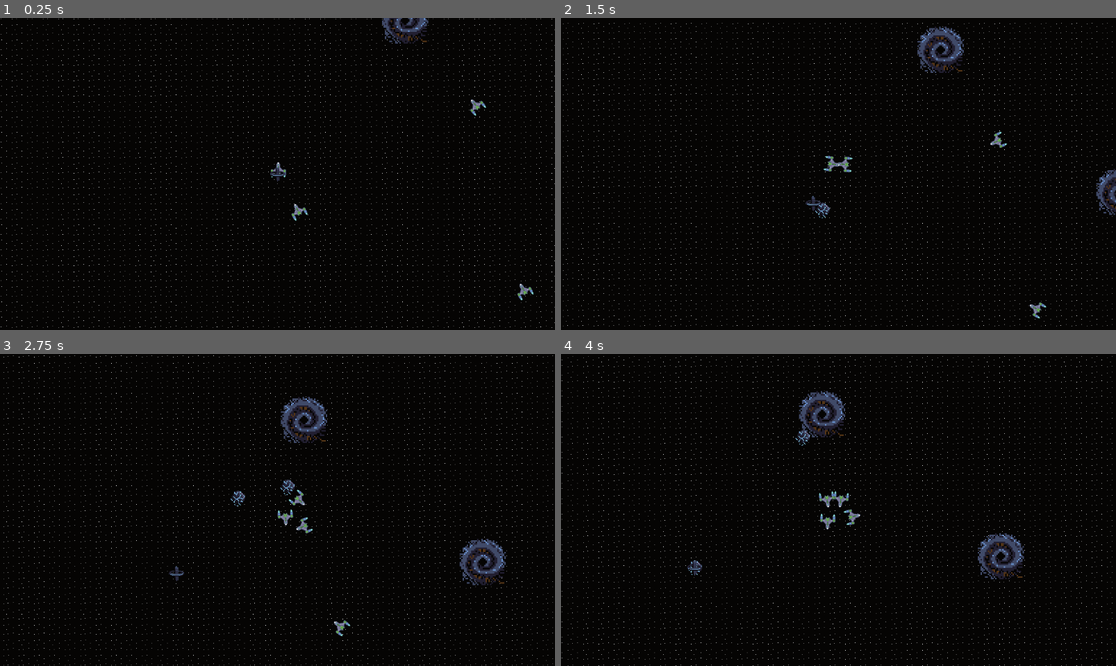
Above: before the commit, frames 1-4 (two rows, left to right).
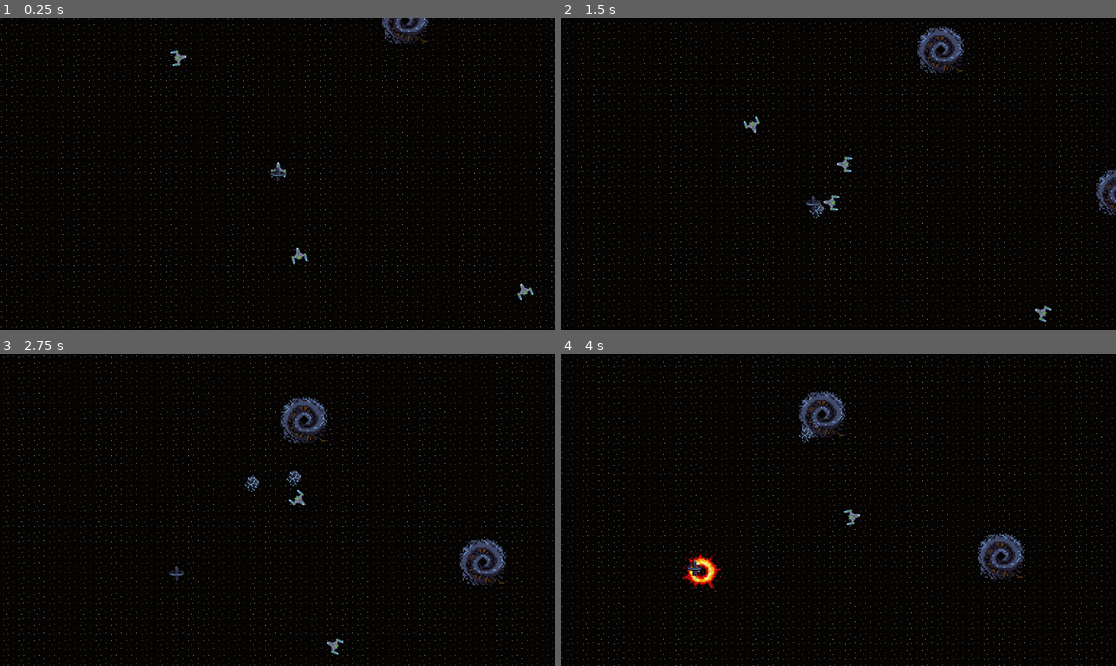
Above: after the commit, the same moments.

Repository: JoshPattman/microjam-034
Game: Godot game, scene res://scenes/game.tscn
Same seed, same stepped clock (60 frames per second), same inputs: the game is played once before the commit and once after it.
Inputs:
- Up to frame 1 (0.25 s): no input
- Up to frame 2 (1.5 s): hold D (player_right) 0.53-1.28 s; tap Shift (player_boost) at 0.6 s; hold S (player_back) from 1.28 s (still down); tap Ctrl (player_break) at 1.35 s
- Up to frame 3 (2.75 s): release S (player_back) at 2.03 s; hold D (player_right) from 2.03 s (still down); tap Shift (player_boost) at 2.1 s
- Up to frame 4 (4 s): release D (player_right) at 2.78 s; hold W (player_forward) 2.78-3.53 s; tap Ctrl (player_break) at 2.85 s; hold A (player_left) from 3.53 s (still down); tap Shift (player_boost) at 3.6 s

The runs differ from the first frame. In frame 1, 0.3% of the frame differs, in the area x 30-97%, y 10-91%; in frame 2, 0.5%; in frame 3, 0.6%; in frame 4, 0.7%, in the area x 21-52%, y 21-77%.

Commit message:
Enemies kamikazee

Diff:
--- a/godot/game_objects/blackhole.tscn
+++ b/godot/game_objects/blackhole.tscn
@@ -10,7 +10,7 @@
 
 [node name="Blackhole" type="Node2D"]
 script = ExtResource("1_nhp80")
-slow_mult = 0.15
+slow_mult = 0.01
 slow_range = 600
 metadata/_custom_type_script = "uid://vjj0eerp052v"
 
--- a/godot/game_objects/enemy_1.tscn
+++ b/godot/game_objects/enemy_1.tscn
@@ -1,14 +1,23 @@
-[gd_scene load_steps=3 format=3 uid="uid://dvou36u6k0wdw"]
+[gd_scene load_steps=5 format=3 uid="uid://dvou36u6k0wdw"]
 
 [ext_resource type="Script" uid="uid://ccw4ax373njdf" path="res://scripts/enemy.gd" id="1_0o6d6"]
 [ext_resource type="Texture2D" uid="uid://bdn0w0j4u4ui4" path="res://sprites/ship001.png" id="2_ettaq"]
+[ext_resource type="PackedScene" uid="uid://fflvvbkq6cur" path="res://game_objects/explosion.tscn" id="2_k1174"]
+
+[sub_resource type="CircleShape2D" id="CircleShape2D_0o6d6"]
+radius = 17.0
 
 [node name="Enemy" type="CharacterBody2D"]
 script = ExtResource("1_0o6d6")
 speed = 800.0
 k_targeting = 0.3
 k_avoiding = 0.7
+is_kamikazee = true
+kamikazee_explosion = ExtResource("2_k1174")
 metadata/_custom_type_script = "uid://ccw4ax373njdf"
 
 [node name="Sprite2D" type="Sprite2D" parent="."]
 texture = ExtResource("2_ettaq")
+
+[node name="CollisionShape2D" type="CollisionShape2D" parent="."]
+shape = SubResource("CircleShape2D_0o6d6")
--- a/godot/game_objects/station.gd
+++ b/godot/game_objects/station.gd
@@ -4,6 +4,9 @@
 
 var current_ship: Node2D
 
+func _ready() -> void:
+	add_to_group("enemy_targets")
+
 func _process(delta: float) -> void:
 	if current_ship == null:
 		current_ship = ship_scene.instantiate()
--- a/godot/scenes/game.tscn
+++ b/godot/scenes/game.tscn
@@ -47,10 +47,10 @@
 position = Vector2(265, -320)
 
 [node name="Enemy" parent="." instance=ExtResource("6_u5sy4")]
-position = Vector2(45, 82)
+position = Vector2(45, 174)
 
 [node name="Enemy2" parent="." instance=ExtResource("6_u5sy4")]
-position = Vector2(413, -143)
+position = Vector2(-206, -244)
 
 [node name="Enemy3" parent="." instance=ExtResource("6_u5sy4")]
 position = Vector2(513, 242)
--- a/godot/scripts/enemy.gd
+++ b/godot/scripts/enemy.gd
@@ -11,6 +11,10 @@
 
 @export var k_targeting = 0.5
 @export var k_avoiding = 0.5
+
+@export var is_kamikazee: bool = false
+@export var kamikazee_range: float = 20
+@export var kamikazee_explosion: PackedScene
 
 func _ready() -> void:
 	add_to_group("enemies")
@@ -37,6 +41,16 @@
 	if target_direction.length() > 1:
 		target_direction = target_direction.normalized()
 
+	if current_target != null:
+		if is_kamikazee:
+			if (global_position - current_target.global_position).length() < kamikazee_range:
+				var exp = kamikazee_explosion.instantiate()
+				if exp is Node2D:
+					exp.global_position = global_position
+					exp.scale *= 3
+				add_sibling(exp)
+				queue_free()
+
 func _custom_physics_process(delta: float) -> void:
 	if target_direction == Vector2():
 		return
@@ -46,4 +60,13 @@
 	real_angular_velocity = -angle_to_target * angular_speed
 
 func get_next_target() -> Node2D:
-	return get_tree().get_first_node_in_group("player")
+	var targets = get_tree().get_nodes_in_group("enemy_targets")
+	var closest_target: Node2D
+	var closest_dist: float = 99999999999.0
+	for t in targets:
+		if t is Node2D:
+			var dist = (t.global_position - global_position).length()
+			if dist < closest_dist:
+				closest_dist = dist
+				closest_target = t
+	return closest_target
--- a/godot/scripts/player.gd
+++ b/godot/scripts/player.gd
@@ -23,6 +23,7 @@
 
 func _ready() -> void:
 	add_to_group("player")
+	add_to_group("enemy_targets")
 
 func _move_and_slide(delta: float) -> void:
 	var col = move_and_collide(delta * velocity)
